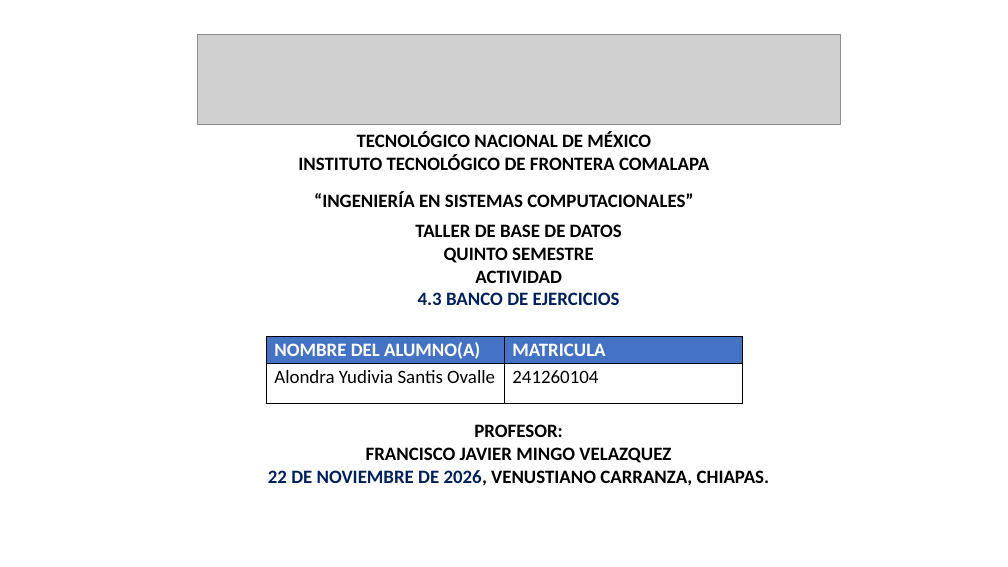
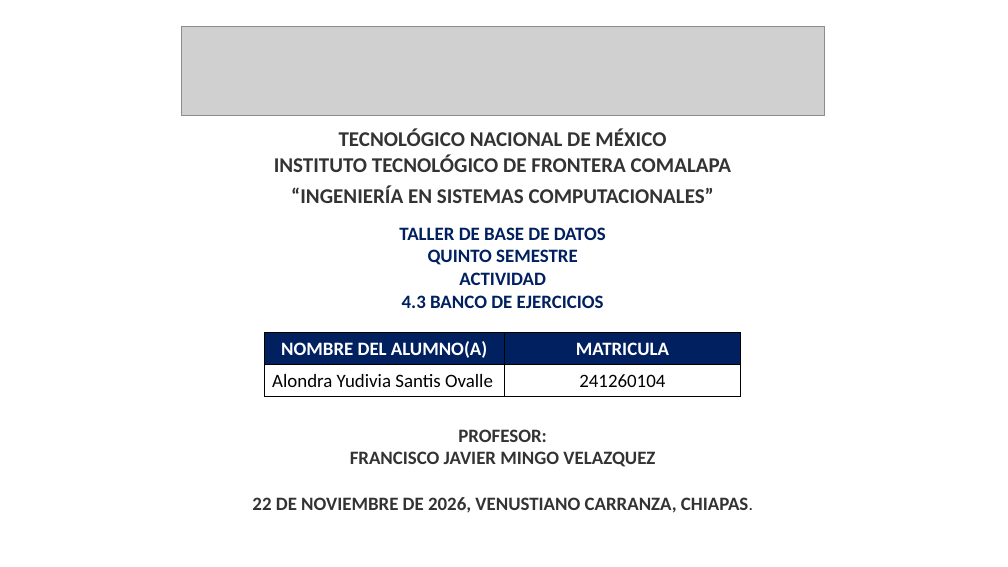
Before and after one commit to alondraS128/TBD_Tema-4, a slide deck: slide 1 of Actividad 4.3 Banco de ejercicios_AlondraSantis_TBD_5ISCM.pptx. Drawn at 1008x567 pixels with LibreOffice and Linux fonts; fonts in the diff are those of the drawing; grey boxes stand for pictures. Boxes give left, top, right and bottom in pixels: in the first picture for what was removed or moved away, otherwise in the second. Text is boxed around its words. In the diff, an @@ line names an element or a change of style, - is before the commit and + after.

```diff
--- a/Actividad 4.3 Banco de ejercicios_AlondraSantis_TBD_5ISCM.pptx
+++ b/Actividad 4.3 Banco de ejercicios_AlondraSantis_TBD_5ISCM.pptx
@@ picture moved from (x1=197, y1=35, x2=841, y2=124) to (x1=181, y1=26, x2=824, y2=116) @@
@@ text "TECNOLÓGICO NACIONAL DE MÉXICO" moved from (x1=298, y1=131, x2=709, y2=170) to (x1=274, y1=129, x2=731, y2=172) @@
@@ text "TECNOLÓGICO NACIONAL DE MÉXICO" at (x1=274, y1=129, x2=731, y2=172): size 18 to 20 pt, text colour #000000 to #333333; vertical alignment top to middle @@
@@ text "“INGENIERÍA EN SISTEMAS COMPUTACIONALES”" at (x1=291, y1=185, x2=714, y2=203): size 18 to 20 pt, text colour #000000 to #333333; vertical alignment top to middle @@
@@ text "“INGENIERÍA EN SISTEMAS COMPUTACIONALES”" moved from (x1=314, y1=192, x2=693, y2=207) to (x1=291, y1=185, x2=714, y2=203) @@
@@ text "TALLER DE BASE DE DATOS" moved from (x1=415, y1=224, x2=622, y2=305) to (x1=399, y1=227, x2=606, y2=308) @@
@@ text "TALLER DE BASE DE DATOS" at (x1=399, y1=227, x2=606, y2=308): vertical alignment top to middle @@
@@ text at (x1=399, y1=227, x2=606, y2=285): text colour #000000 to #002060 in "TALLER DE BASE DE DATOS", "QUINTO SEMESTRE", "ACTIVIDAD" @@
@@ table at (x1=265, y1=333, x2=741, y2=397) @@
@@ fill #4472C4 to #002060 in row 1 @@
@@ fill none to #FFFFFF in row 2 @@
@@ alignment left to centre @@
@@ table moved from (x1=267, y1=337, x2=743, y2=403) to (x1=265, y1=333, x2=741, y2=397) @@
@@ text "PROFESOR:" moved from (x1=268, y1=424, x2=770, y2=486) to (x1=252, y1=429, x2=749, y2=513) @@
@@ text "PROFESOR:" at (x1=252, y1=429, x2=749, y2=513): text colour #000000 to #333333 in "PROFESOR:", "FRANCISCO JAVIER MINGO VELAZQUEZ", "2026, VENUSTIANO CARRANZA, CHIAPAS."; size 18 to 14 pt in "CHIAPAS."; text colour #002060 to #333333 in "22 DE NOVIEMBRE DE 2026,"; vertical alignment top to middle @@
```
Also in this commit, not shown: 13 other slides changed, 8 slides added, 4 slides removed, 19 other files.
